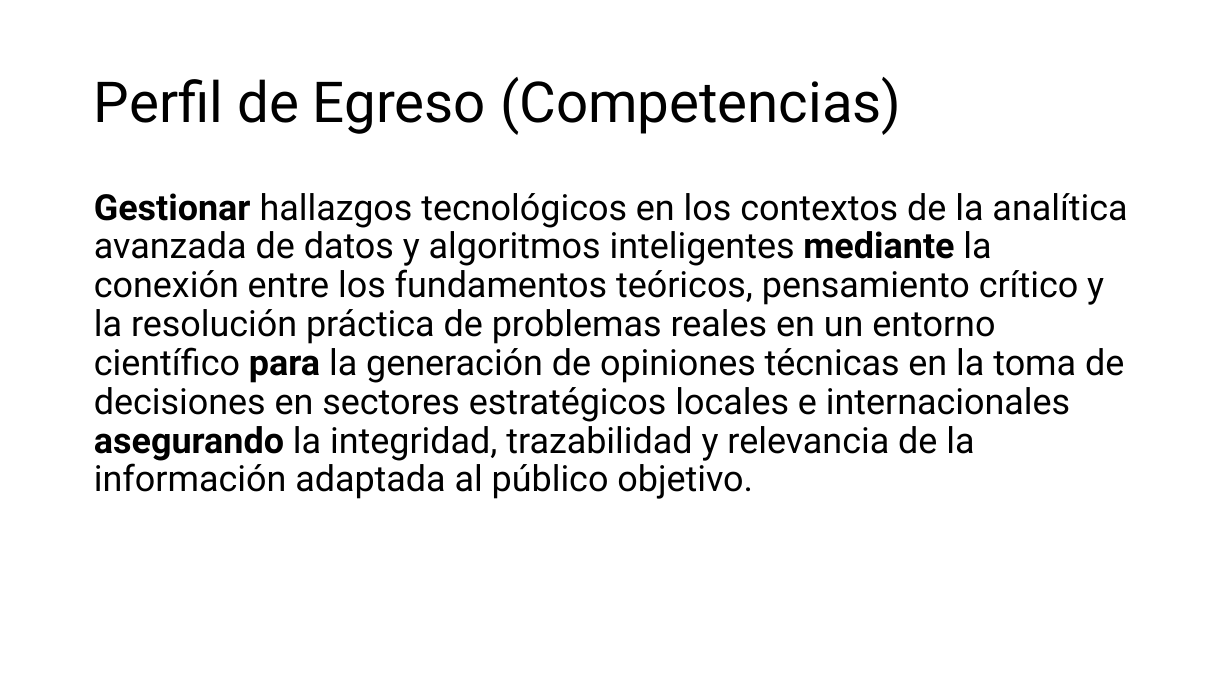
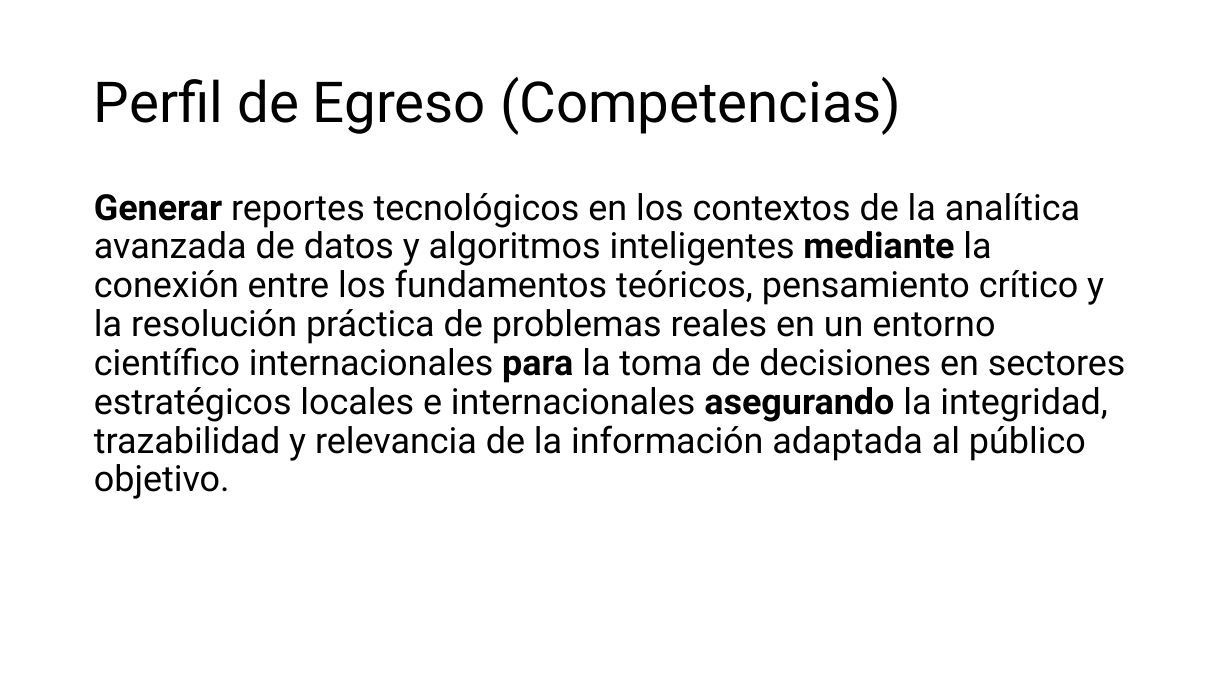
Before and after one commit to aavendan/cdia, a slide deck: slide 11 of 03 Presentación - CDIA.pptx (slide 10 before the commit). Drawn at 1232x693 pixels with LibreOffice and Linux fonts; fonts in the diff are those of the drawing. Boxes give left, top, right and bottom in pixels: in the first picture for what was removed or moved away, otherwise in the second. Text is boxed around its words. In the diff, an @@ line names an element or a change of style, - is before the commit and + after.

Commit message:
ready to perfiles de egreso
Aceptados todos los cambios. Faltan los perfiles de egreso.

```diff
--- a/03 Presentación - CDIA.pptx
+++ b/03 Presentación - CDIA.pptx
@@ text at <box>94,193,1126,499</box>: text changed @@
-Gestionar hallazgos tecnológicos en los contextos de la analítica avanzada de datos y algoritmos inteligentes mediante la conexión entre los fundamentos teóricos, pensamiento crítico y la resolución práctica de problemas reales en un entorno científico para la generación de opiniones técnicas en la toma de decisiones en sectores estratégicos locales e internacionales asegurando la integridad, trazabilidad y relevancia de la información adaptada al público objetivo.
+Generar reportes tecnológicos en los contextos de la analítica avanzada de datos y algoritmos inteligentes mediante la conexión entre los fundamentos teóricos, pensamiento crítico y la resolución práctica de problemas reales en un entorno científico internacionales para la toma de decisiones en sectores estratégicos locales e internacionales asegurando la integridad, trazabilidad y relevancia de la información adaptada al público objetivo.
```
Also in this commit, not shown: 1 other slide changed, 1 other file.
